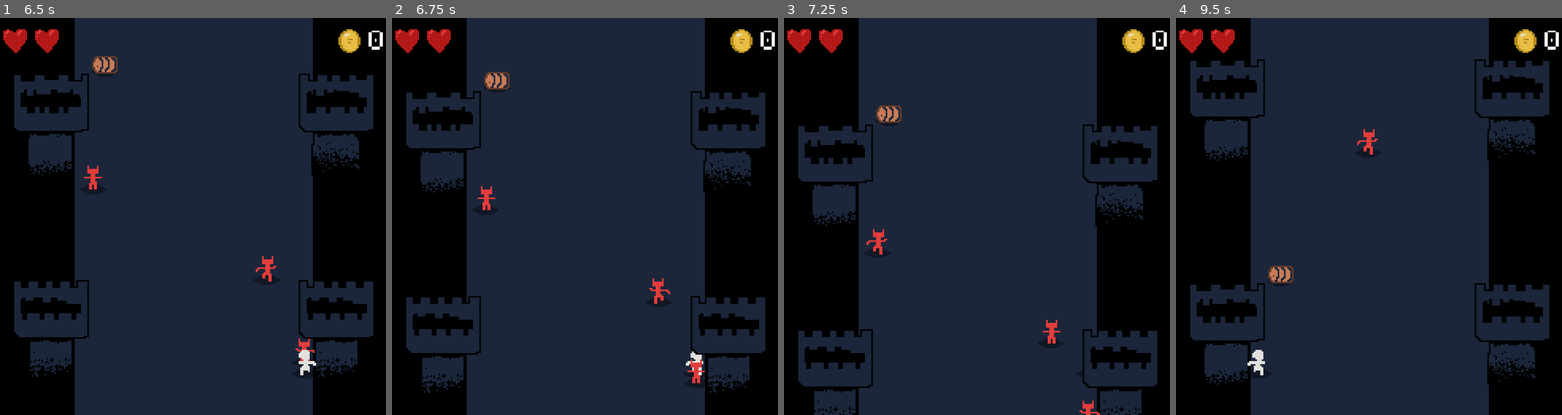
Above: before the commit, frames 1-4 (left to right).
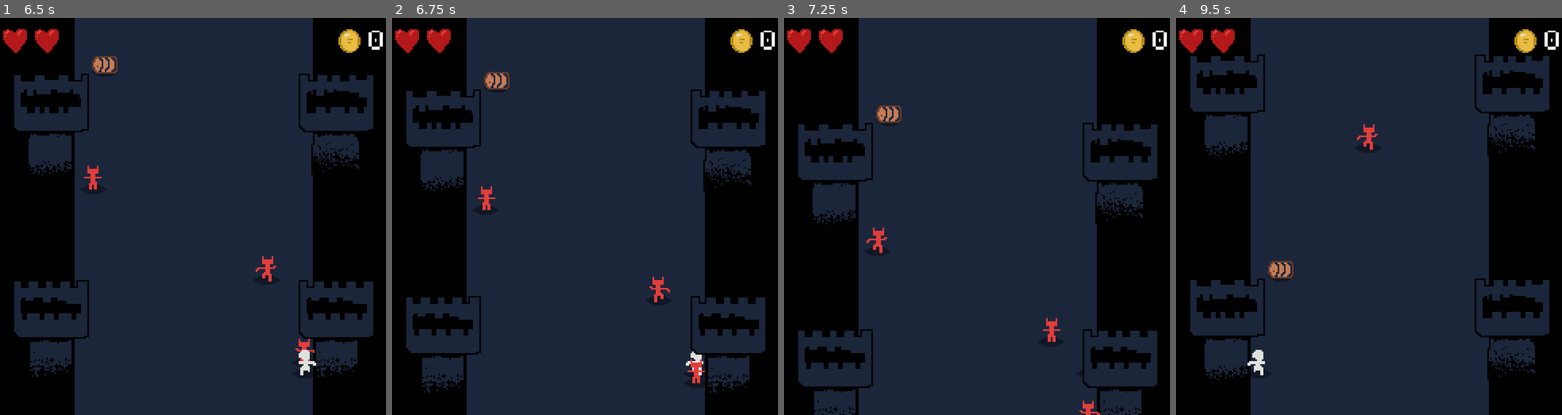
Above: after the commit, the same moments.

Repository: martindzejky/bridge-dungeon
Game: Godot game, scene res://main.tscn
Two runs of this game, one before a commit and one after it. Both use one fixed random seed, a clock stepped at 60 frames per second and the inputs below. Sound files missing from this copy of the repository are replaced by a short silence.
Inputs:
- Up to frame 1 (6.5 s): hold D (right) 0.53-2.03 s; hold A (left) 2.03-4.28 s; hold D (right) from 4.28 s (still down); tap Enter at 5.75 s
- Up to frame 2 (6.75 s): keep holding D (right)
- Up to frame 3 (7.25 s): keep holding D (right)
- Up to frame 4 (9.5 s): release D (right) at 8.03 s; hold A (left) from 8.03 s (still down)

Frame 1 is identical in both runs. In frame 2, 1.1% of the frame differs, in the area x 3-97%, y 18-72%; in frame 3, 1.2%; in frame 4, 5.0%, in the area x 3-97%, y 9-93%.

Commit message:
balancing

Diff:
--- a/autoload/state.gd
+++ b/autoload/state.gd
@@ -15,8 +15,14 @@
 signal onPlayerCoinUpdate
 
 func _process(delta):
-    playerSpeed += delta * 2.0
     distanceRun += delta * playerSpeed
+
+    if playerSpeed > 220:
+        playerSpeed += delta * 1.2
+    if playerSpeed > 100:
+        playerSpeed += delta * 1.6
+    else:
+        playerSpeed += delta * 2.0
 
 func updatePlayerHealth(health: int):
     var previous := playerHealth
@@ -26,6 +32,13 @@
         onPlayerHealed.emit()
     elif playerHealth < previous:
         onPlayerHit.emit()
+
+        # decrease the speed a little
+        if playerSpeed <= 80:
+            playerSpeed = 40
+        else:
+            var diff := playerSpeed - 40
+            playerSpeed = 40 + diff * 0.4
 
     if playerHealth == 0:
         onPlayerDead.emit()
--- a/objects/player.gd
+++ b/objects/player.gd
@@ -20,8 +20,6 @@
 func onPlayerHit():
     assert(hitSound, 'Missing hit sound!')
     assert(deadSound, 'Missing hit sound!')
-
-    GlobalState.playerSpeed -= 10.0
 
     $audioHit.stream = hitSound
     $audioHit.play()
